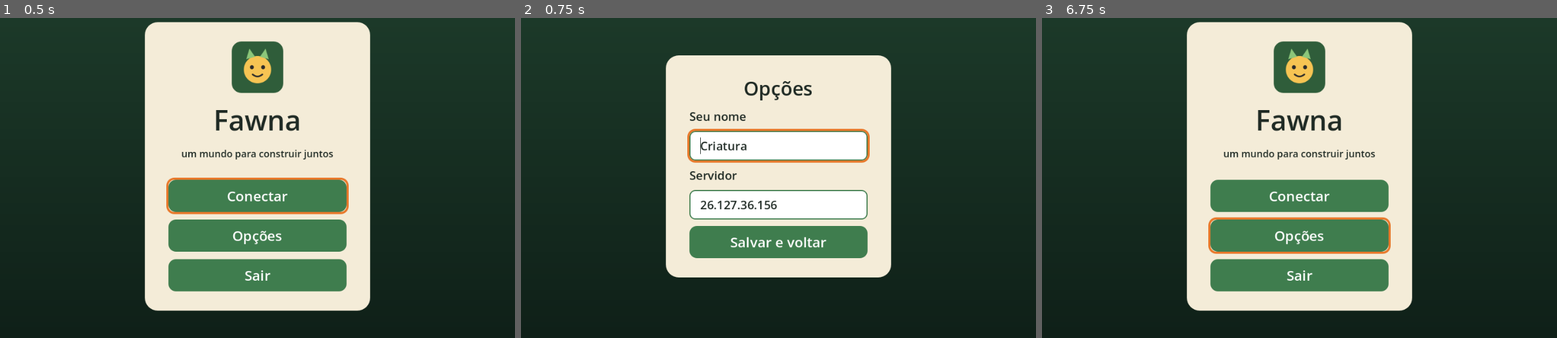
Above: before the commit, frames 1-3 (left to right).
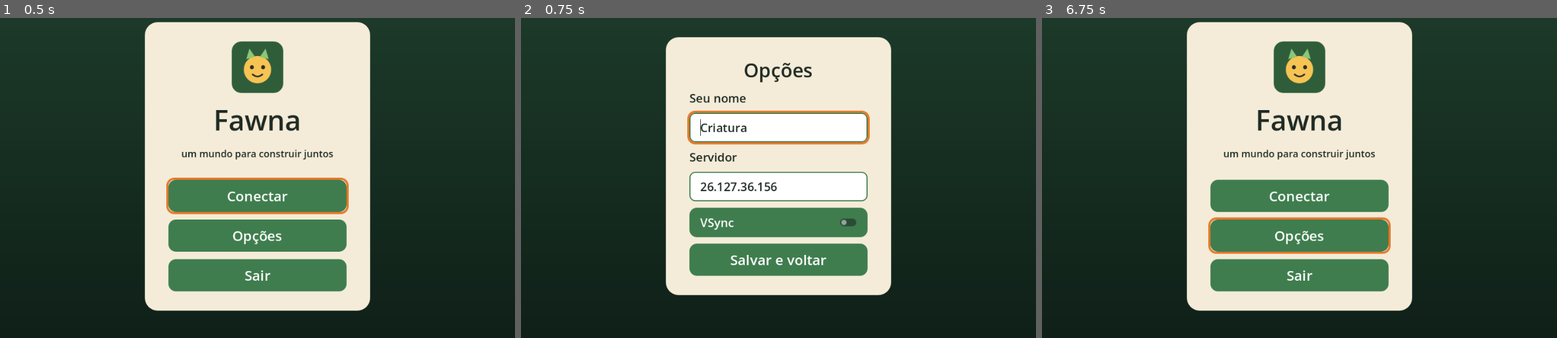
Above: after the commit, the same moments.

Repository: gogabs/fawna
Game: Godot game, scene res://scenes/updater.tscn
Same seed, same stepped clock (60 frames per second), same inputs: the game is played once before the commit and once after it.
Inputs:
- Up to frame 1 (0.5 s): no input
- Up to frame 2 (0.75 s): click "Opções" at 0.5 s
- Up to frame 3 (6.75 s): click "Salvar e voltar" at 1.25 s; click "Conectar" at 2 s; tap Enter at 2.75, 4.25, 5.75 s; hold E (girar_direita) 2.78-3.53 s; tap H (ajuda) at 2.85 s; tap Space (interagir) at 3.5, 5, 5.1, 6.5 s; hold S (andar_tras) 3.53-4.28 s; tap F (direcao) at 3.6 s; hold E (girar_direita) 4.28-5.03 s; tap J (golpear) at 4.35 s; hold W (andar_frente) 5.03-5.78 s; hold Q (girar_esquerda) from 5.78 s (still down); tap C (onde_estou) at 5.85 s; tap Tab (ouvir_arredores) at 6.6 s

Frame 1 is identical in both runs. In frame 2, 18% of the frame differs, in the area x 28-72%, y 5-87%; in frame 3, nothing differs.

Commit message:
Opção de VSync em Opções, desligada por padrão
Fica salva em user://config.cfg e vale na hora, para dar para comparar.

Co-Authored-By: Claude Opus 5.5 <noreply@anthropic.com>
Claude-Session: https://claude.ai/code/session_011iJXkhumLsa4TtpczfGMV2

Diff:
--- a/autoload/net.gd
+++ b/autoload/net.gd
@@ -19,6 +19,9 @@
 var address := DEFAULT_ADDRESS
 var port := DEFAULT_PORT
 var player_name := "Criatura"
+## VSync desligado por padrão: com ele, o leitor de tela pode receber o foco
+## com segundos de atraso (ver scenes/main.gd). Escolhido em Opções.
+var vsync := false
 var world_seed := 0
 var seed_from_cmdline := false
 ## Onde o servidor salva o mundo. --novo-mundo ignora o save existente.
@@ -32,6 +35,7 @@
 func _ready() -> void:
 	world_seed = randi()
 	load_settings()
+	apply_vsync()
 	_parse_cmdline()
 
 
@@ -41,6 +45,7 @@
 	if config.load(SETTINGS_PATH) != OK:
 		return
 	player_name = config.get_value("jogador", "nome", player_name)
+	vsync = config.get_value("video", "vsync", vsync)
 	var server: String = config.get_value("conexao", "servidor", "")
 	if not server.is_empty():
 		set_server(server)
@@ -50,7 +55,15 @@
 	var config := ConfigFile.new()
 	config.set_value("jogador", "nome", player_name)
 	config.set_value("conexao", "servidor", server_text())
+	config.set_value("video", "vsync", vsync)
 	config.save(SETTINGS_PATH)
+
+
+func apply_vsync() -> void:
+	if DisplayServer.get_name() == "headless":
+		return
+	DisplayServer.window_set_vsync_mode(
+		DisplayServer.VSYNC_ENABLED if vsync else DisplayServer.VSYNC_DISABLED)
 
 
 ## Aceita "ip" ou "ip:porta".
--- a/scenes/main.gd
+++ b/scenes/main.gd
@@ -5,7 +5,8 @@
 ## Sem leitor de tela, anunciamos o foco com a fala do jogo.
 ## O visual tem contraste alto e foco bem marcado, para quem enxerga pouco.
 ##
-## O VSync fica desligado (project.godot, com teto de 60 quadros por segundo):
+## O VSync fica desligado por padrão (project.godot, com teto de 60 quadros por
+## segundo; dá para ligar em Opções):
 ## o Godot só entrega o foco novo ao leitor de tela quando o quadro sai, e com
 ## VSync isso pode levar segundos em PCs com o monitor desligado, cortina de
 ## tela ou driver de vídeo antigo.
@@ -21,6 +22,7 @@
 @onready var quit_button: Button = %QuitButton
 @onready var name_edit: LineEdit = %NameEdit
 @onready var server_edit: LineEdit = %ServerEdit
+@onready var vsync_check: CheckButton = %VsyncCheck
 @onready var back_button: Button = %BackButton
 @onready var ui_sound: AudioStreamPlayer = %UiSound
 
@@ -39,8 +41,9 @@
 	quit_button.pressed.connect(func(): get_tree().quit())
 	back_button.pressed.connect(_show_main)
 	name_edit.text_submitted.connect(func(_t): server_edit.grab_focus())
-	server_edit.text_submitted.connect(func(_t): _show_main())
-	for control: Control in [connect_button, options_button, quit_button, name_edit, server_edit, back_button]:
+	server_edit.text_submitted.connect(func(_t): vsync_check.grab_focus())
+	vsync_check.toggled.connect(_on_vsync_toggled)
+	for control: Control in [connect_button, options_button, quit_button, name_edit, server_edit, vsync_check, back_button]:
 		control.focus_entered.connect(_on_focus.bind(control))
 	for button: Button in [connect_button, options_button, quit_button, back_button]:
 		button.pressed.connect(_play.bind(Sounds.ui_confirm()))
@@ -67,6 +70,7 @@
 	if save:
 		Net.player_name = name_edit.text.strip_edges() if not name_edit.text.strip_edges().is_empty() else "Criatura"
 		Net.set_server(server_edit.text)
+		Net.vsync = vsync_check.button_pressed
 		Net.save_settings()
 	options_page.hide()
 	main_page.show()
@@ -78,10 +82,24 @@
 func _show_options() -> void:
 	name_edit.text = Net.player_name
 	server_edit.text = Net.server_text()
+	vsync_check.set_pressed_no_signal(Net.vsync)
 	main_page.hide()
 	options_page.show()
 	Speech.say("Opções.", true)
 	name_edit.grab_focus.call_deferred()
+
+
+## Aplica na hora, para dar para sentir a diferença antes de salvar.
+func _on_vsync_toggled(on: bool) -> void:
+	Net.vsync = on
+	Net.apply_vsync()
+	_play(Sounds.ui_confirm())
+	if not Speech.screen_reader_active():
+		Speech.say(_on_off(on))
+
+
+func _on_off(on: bool) -> String:
+	return "ligado" if on else "desligado"
 
 
 func _on_connect() -> void:
@@ -102,6 +120,8 @@
 		var field := control as LineEdit
 		var value := field.text if not field.text.is_empty() else "vazio"
 		Speech.say("%s, campo de texto, %s" % [field.accessibility_name, value], interrupt)
+	elif control == vsync_check:
+		Speech.say("VSync, %s. Botão de alternar. Deixe desligado se o leitor de tela demorar." % _on_off(vsync_check.button_pressed), interrupt)
 	elif control == connect_button:
 		Speech.say("Conectar, como %s, em %s. Botão." % [Net.player_name, Net.server_text()], interrupt)
 	elif control is Button:
--- a/scenes/main.tscn
+++ b/scenes/main.tscn
@@ -122,6 +122,11 @@
 accessibility_name = "Servidor"
 placeholder_text = "ip ou ip:porta"
 
+[node name="VsyncCheck" type="CheckButton" parent="Center/Card/Pages/OptionsPage"]
+unique_name_in_owner = true
+layout_mode = 2
+text = "VSync"
+
 [node name="BackButton" type="Button" parent="Center/Card/Pages/OptionsPage"]
 unique_name_in_owner = true
 layout_mode = 2
